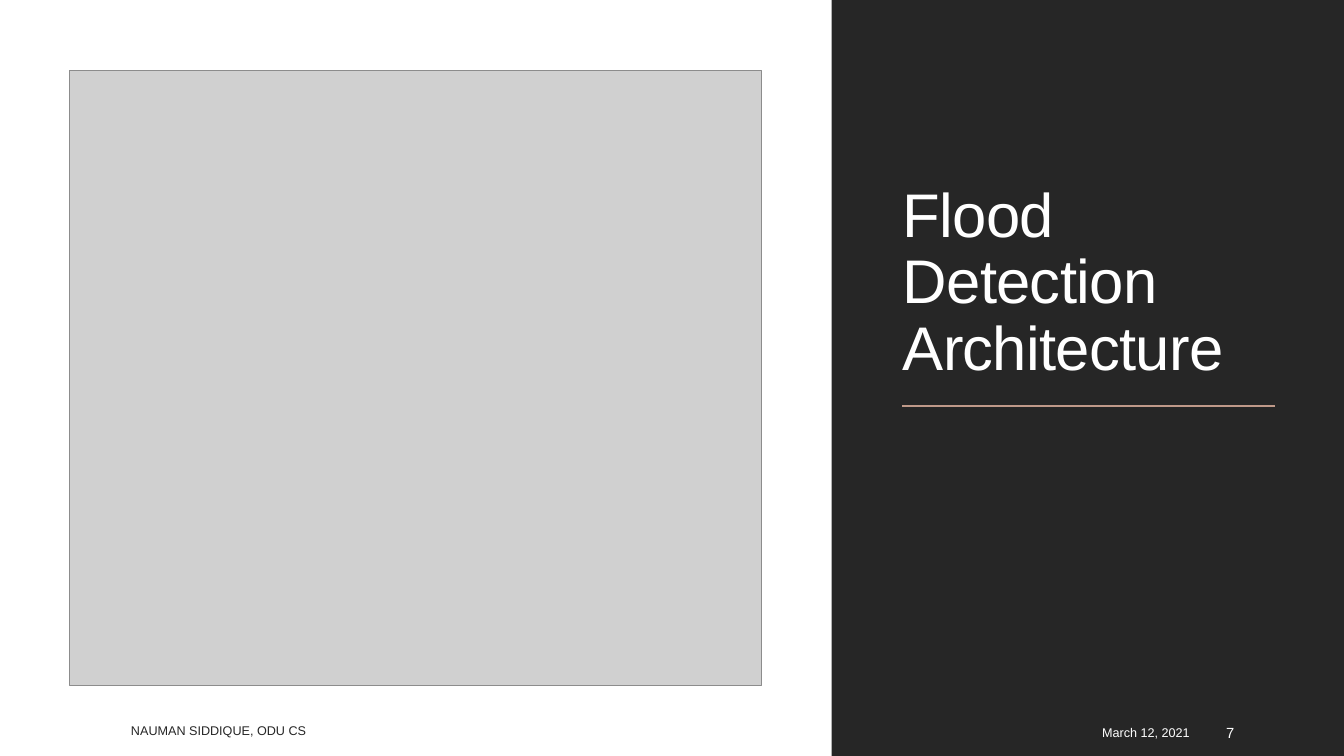
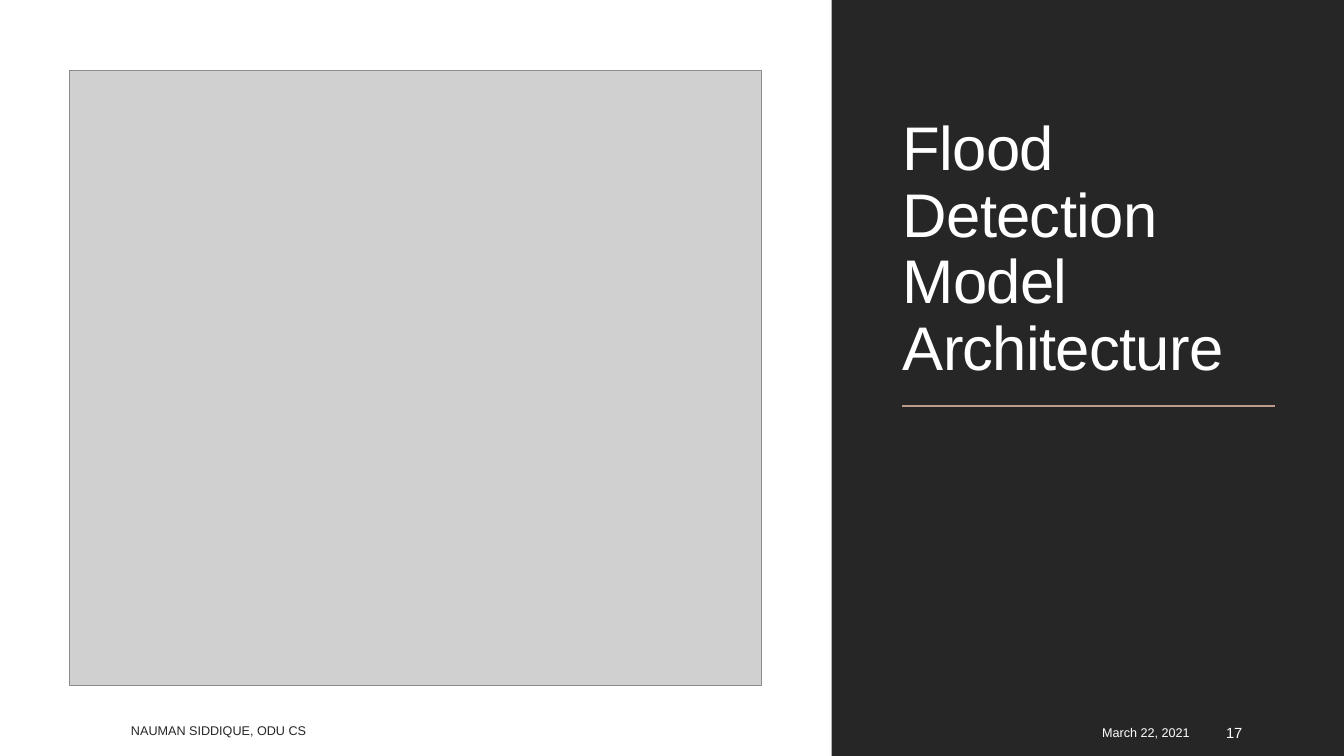
Before and after one commit to isaki001/PiCamUtils, a slide deck: slide 17 of floodDetection/report/Flood Detection using Raspberry Pi.pptx (slide 7 before the commit). Drawn at 1344x756 pixels with LibreOffice and Linux fonts; fonts in the diff are those of the drawing; grey boxes stand for pictures. Boxes give left, top, right and bottom in pixels: in the first picture for what was removed or moved away, otherwise in the second. Text is boxed around its words. In the diff, an @@ line names an element or a change of style, - is before the commit and + after.

```diff
--- a/floodDetection/report/Flood Detection using Raspberry Pi.pptx
+++ b/floodDetection/report/Flood Detection using Raspberry Pi.pptx
@@ title at (x1=903, y1=125, x2=1224, y2=371): text changed @@
-Flood Detection Architecture
+Flood Detection
+Model Architecture
@@ text at (x1=1102, y1=728, x2=1190, y2=739): text changed @@
-March 12, 2021
+March 22, 2021
@@ page number at (x1=1226, y1=728, x2=1242, y2=738): text changed @@
-7
+17
```
Also in this commit, not shown: 34 other slides changed, 10 slides added.
